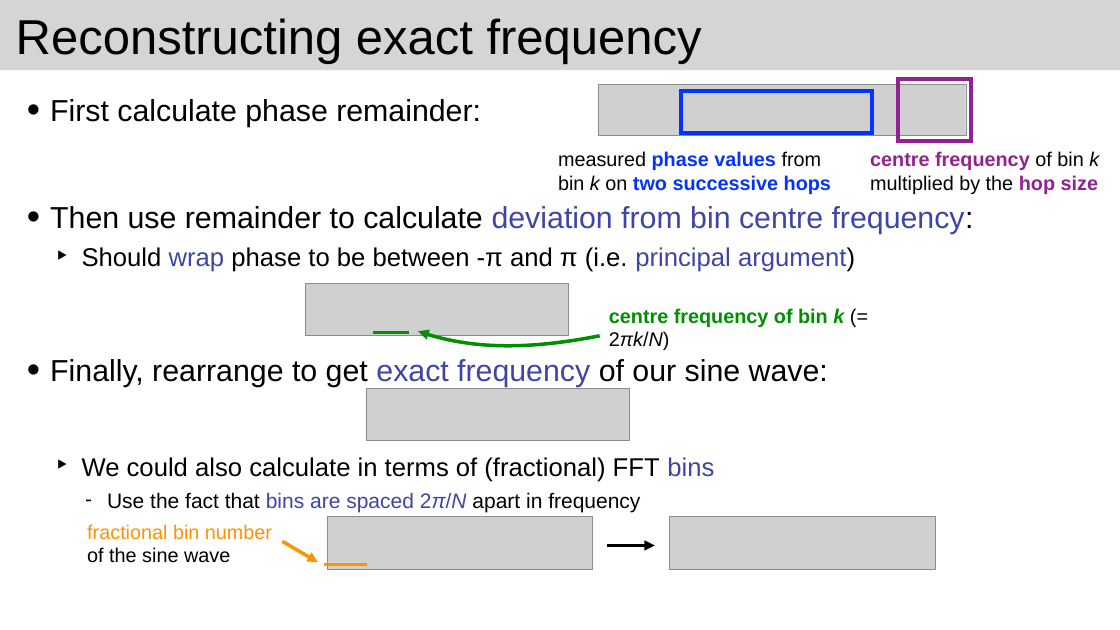
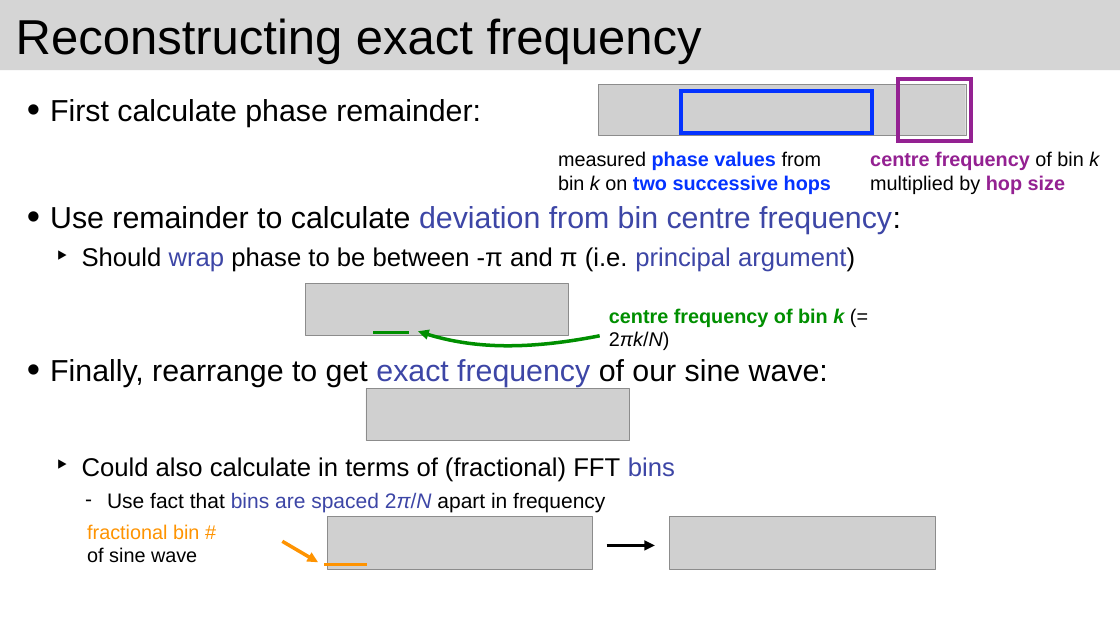
Before and after one commit to joshreiss/Audio-programming-with-VST-and-JUCE, a slide deck: slide 6 of 10 Phase vocoder/Phase vocoder 2.pptx. Drawn at 1120x630 pixels with LibreOffice and Linux fonts; fonts in the diff are those of the drawing; grey boxes stand for pictures. Boxes give left, top, right and bottom in pixels: in the first picture for what was removed or moved away, otherwise in the second. Text is boxed around its words. In the diff, an @@ line names an element or a change of style, - is before the commit and + after.

```diff
--- a/10 Phase vocoder/Phase vocoder 2.pptx
+++ b/10 Phase vocoder/Phase vocoder 2.pptx
@@ text at <box>870,175,1065,194</box>: text changed @@
-multiplied by the hop size
+multiplied by hop size
@@ text at <box>50,206,901,235</box>: text changed @@
-• Then use remainder to calculate deviation from bin centre frequency:
+• Use remainder to calculate deviation from bin centre frequency:
@@ text at <box>82,457,675,512</box>: text changed @@
-  ‣ We could also calculate in terms of (fractional) FFT bins
-    – Use the fact that bins are spaced 2π/N apart in frequency
+  ‣ Could also calculate in terms of (fractional) FFT bins
+    – Use fact that bins are spaced 2π/N apart in frequency
@@ text at <box>87,524,199,563</box>: text changed @@
-fractional bin number
-of the sine wave
+fractional bin #
+of sine wave
```
Also in this commit, not shown: 9 other slides changed, 2 slides added, 3 slides removed, 47 other files.
